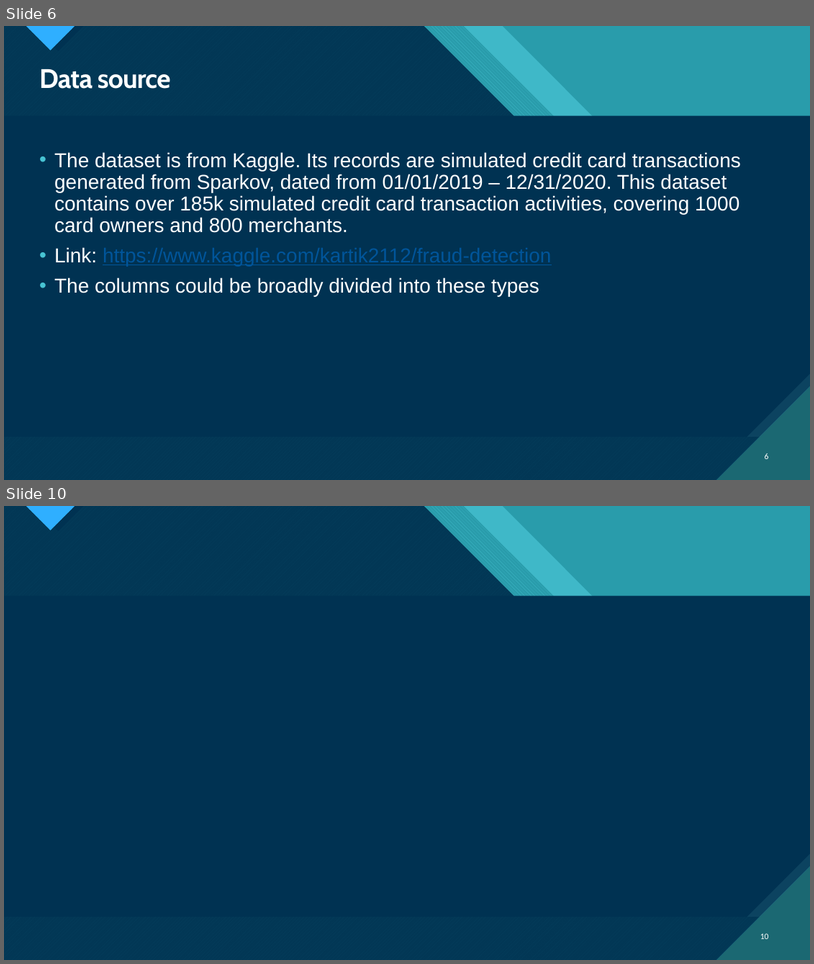
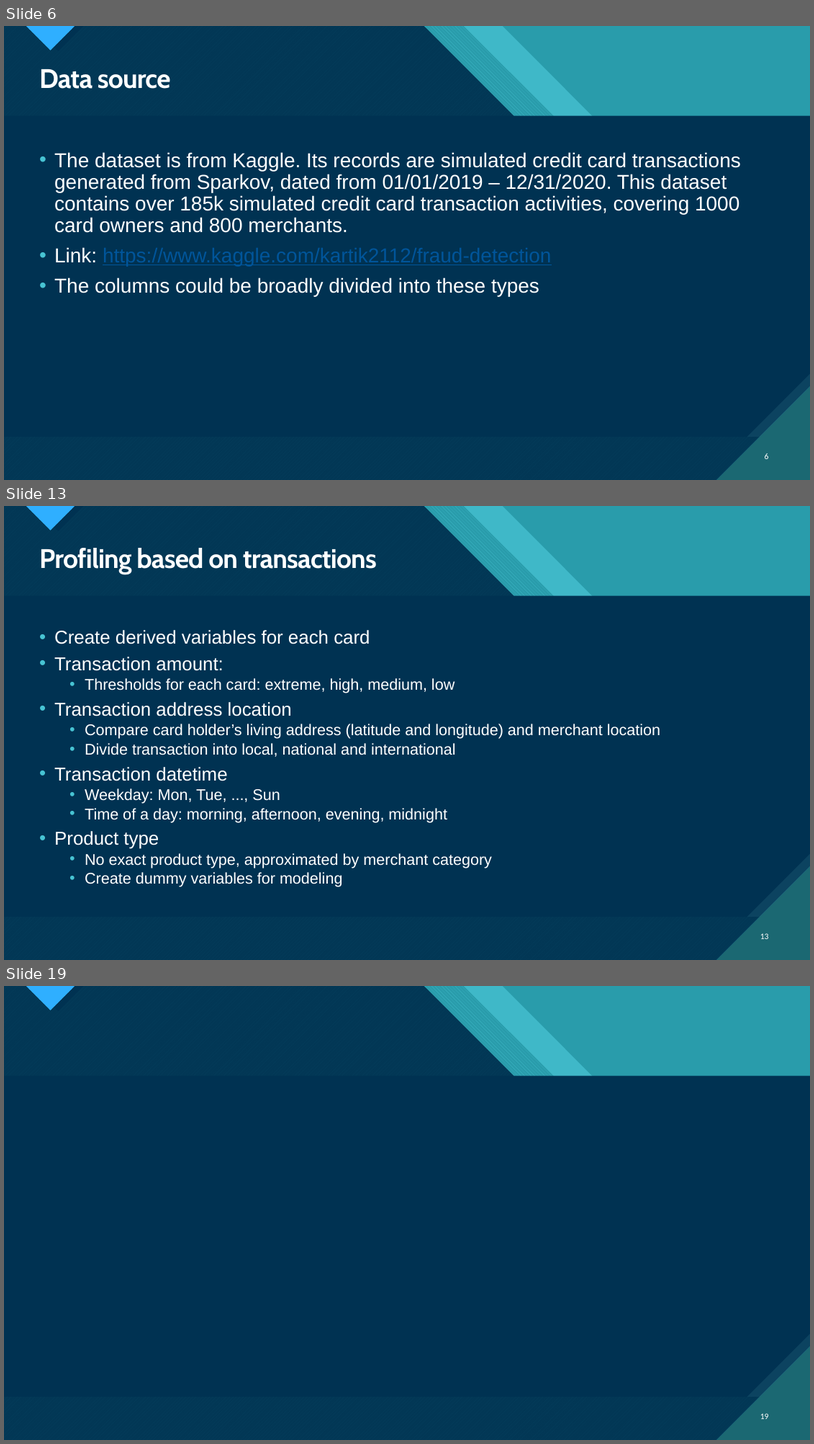
Before and after one commit to HGuo90s/fraud-detection, a slide deck: Fraud Detection.pptx. Shown one above the other, each under a label of ours: slides 6 and 10 before the commit, slides 6, 13 and 19 after it; the slides between them are not shown. The pictures are 814x964 and 814x1444 pixels, drawn with LibreOffice and Linux fonts; fonts in the diff are those of the drawing. Boxes give left, top, right and bottom in pixels: in the first picture for what was removed or moved away, otherwise in the second. Text is boxed around its words. In the diff, an @@ line names an element or a change of style, - is before the commit and + after.

```diff
--- a/Fraud Detection.pptx
+++ b/Fraud Detection.pptx
@@ slide 13 added at (x1=4, y1=506, x2=810, y2=960), background #47C3D3; not listed: 18 template elements that a slide beside it also shows @@
@@ title added at (x1=39, y1=548, x2=377, y2=574), 32 pt, text #FFFFFF, bold @@
+Profiling based on transactions
@@ text added at (x1=54, y1=630, x2=661, y2=887), 18.5 pt, text #FFFFFF @@
+• Create derived variables for each card
+• Transaction amount:
+  • Thresholds for each card: extreme, high, medium, low
+• Transaction address location
+  • Compare card holder’s living address (latitude and longitude) and merchant location
+  • Divide transaction into local, national and international
+• Transaction datetime
+  • Weekday: Mon, Tue, ..., Sun
+  • Time of a day: morning, afternoon, evening, midnight
+• Product type
+  • No exact product type, approximated by merchant category
+  • Create dummy variables for modeling
@@ page number added at (x1=761, y1=933, x2=769, y2=939), 10 pt, text #FFFFFF @@
+13
@@ what was slide 10 is now slide 19 @@
@@ page number at (x1=761, y1=1413, x2=769, y2=1419): text changed @@
-10
+19
```
Also in this commit, not shown: 5 slides changed, 8 other slides added, 1 slide removed, 1 other file.
